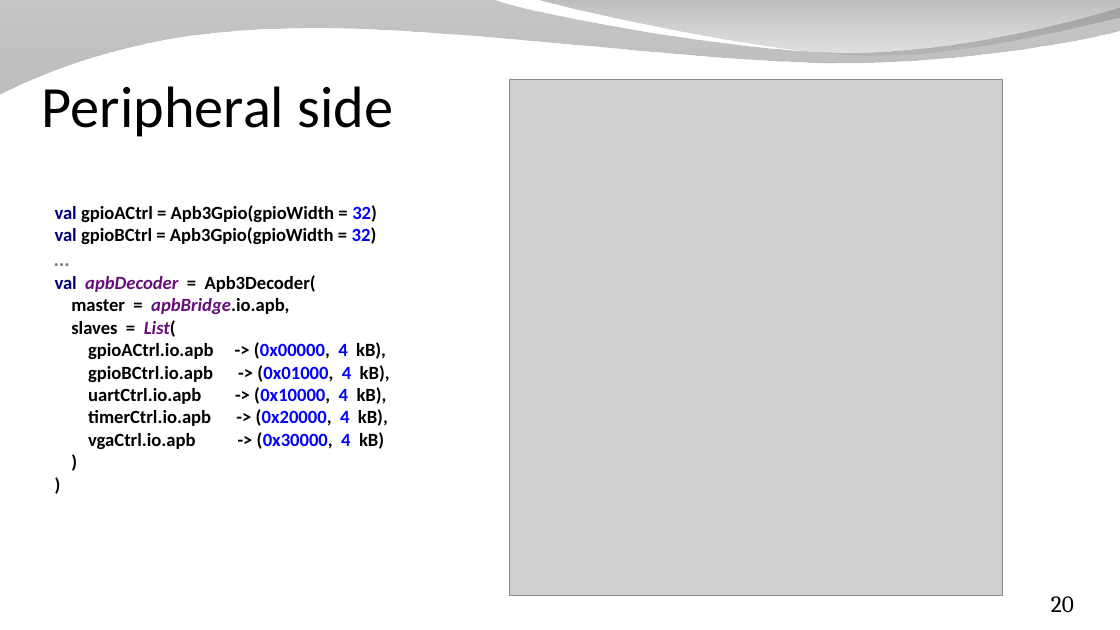
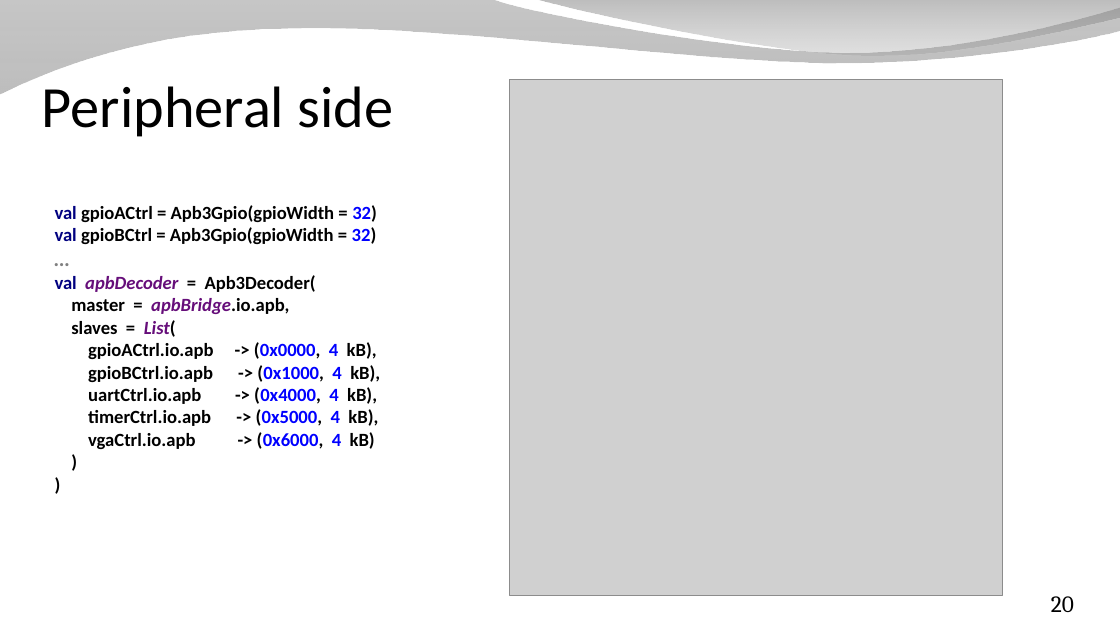
Before and after one commit to SpinalHDL/SpinalDoc, a slide deck: slide 20 of presentation/en/workshop/taste.odp. Drawn at 1120x630 pixels with LibreOffice and Linux fonts; fonts in the diff are those of the drawing; grey boxes stand for pictures; background and template pictures are left out. Boxes give left, top, right and bottom in pixels: in the first picture for what was removed or moved away, otherwise in the second. Text is boxed around its words. In the diff, an @@ line names an element or a change of style, - is before the commit and + after.

```diff
--- a/presentation/en/workshop/taste.odp
+++ b/presentation/en/workshop/taste.odp
@@ text at [55,275,380,449]: text changed @@
-val apbDecoder = Apb3Decoder(
-master = apbBridge.io.apb,
-slaves = List(
-gpioACtrl.io.apb -> (0x00000, 4 kB),
-gpioBCtrl.io.apb -> (0x01000, 4 kB),
-uartCtrl.io.apb -> (0x10000, 4 kB),
-timerCtrl.io.apb -> (0x20000, 4 kB),
-vgaCtrl.io.apb -> (0x30000, 4 kB)
-)
-)
+val apbDecoder = Apb3Decoder(
+master = apbBridge.io.apb,
+slaves = List(
+gpioACtrl.io.apb -> (0x0000, 4 kB),
+gpioBCtrl.io.apb -> (0x1000, 4 kB),
+uartCtrl.io.apb -> (0x4000, 4 kB),
+timerCtrl.io.apb -> (0x5000, 4 kB),
+vgaCtrl.io.apb -> (0x6000, 4 kB)
+)
+)
```
Also in this commit, not shown: 8 other slides changed, 7 other files.
